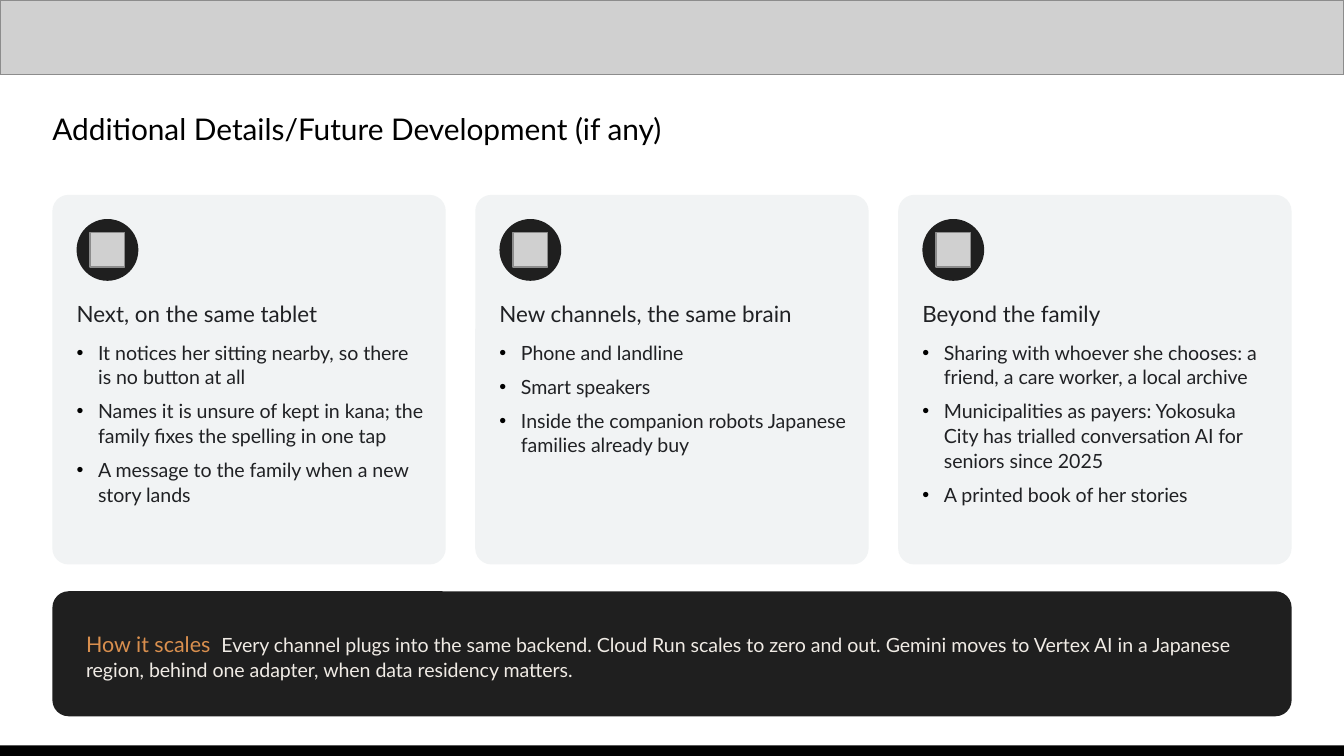
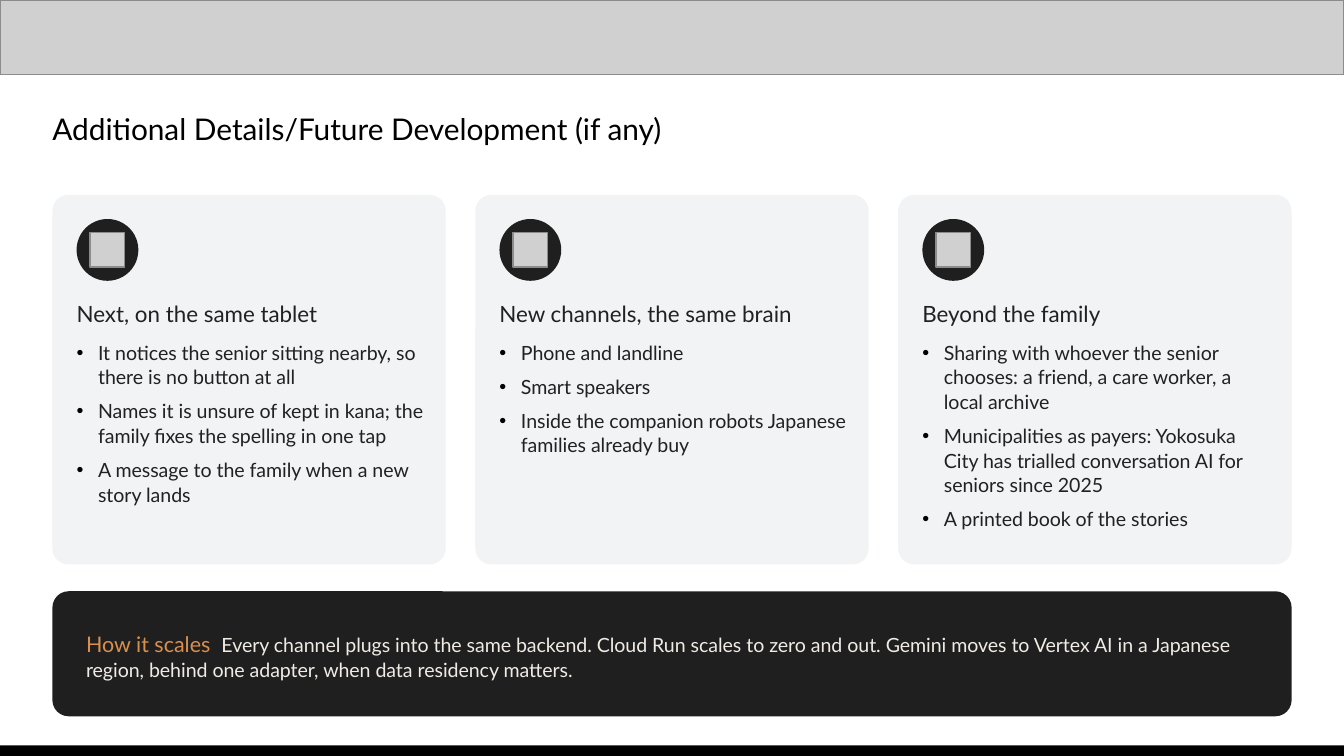
Before and after one commit to kaseovo/kataribe, a slide deck: slide 12 of docs/demo/kataribe-pitch-deck.pptx. Drawn at 1344x756 pixels with LibreOffice and Linux fonts; fonts in the diff are those of the drawing; grey boxes stand for pictures. Boxes give left, top, right and bottom in pixels: in the first picture for what was removed or moved away, otherwise in the second. Text is boxed around its words. In the diff, an @@ line names an element or a change of style, - is before the commit and + after.

```diff
--- a/docs/demo/kataribe-pitch-deck.pptx
+++ b/docs/demo/kataribe-pitch-deck.pptx
@@ text at (98,345,416,384): text changed @@
-• It notices her sitting nearby, so there is no button at all
+• It notices the senior sitting nearby, so there is no button at all
@@ text at (944,345,1232,409): text changed @@
-• Sharing with whoever she chooses: a friend, a care worker, a local archive
+• Sharing with whoever the senior chooses: a friend, a care worker, a local archive
@@ text at (944,511,1188,530): text changed @@
-• A printed book of her stories
+• A printed book of the stories
```
Also in this commit, not shown: 9 other slides changed, 1 other file.
